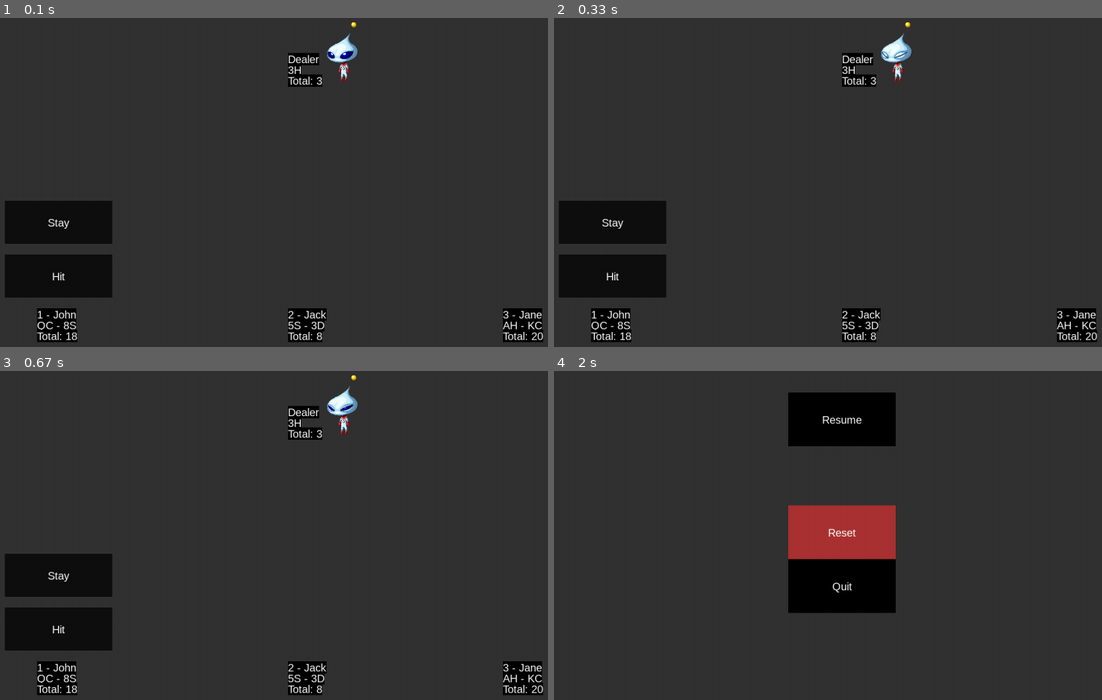
Above: before the commit, frames 1-4 (two rows, left to right).
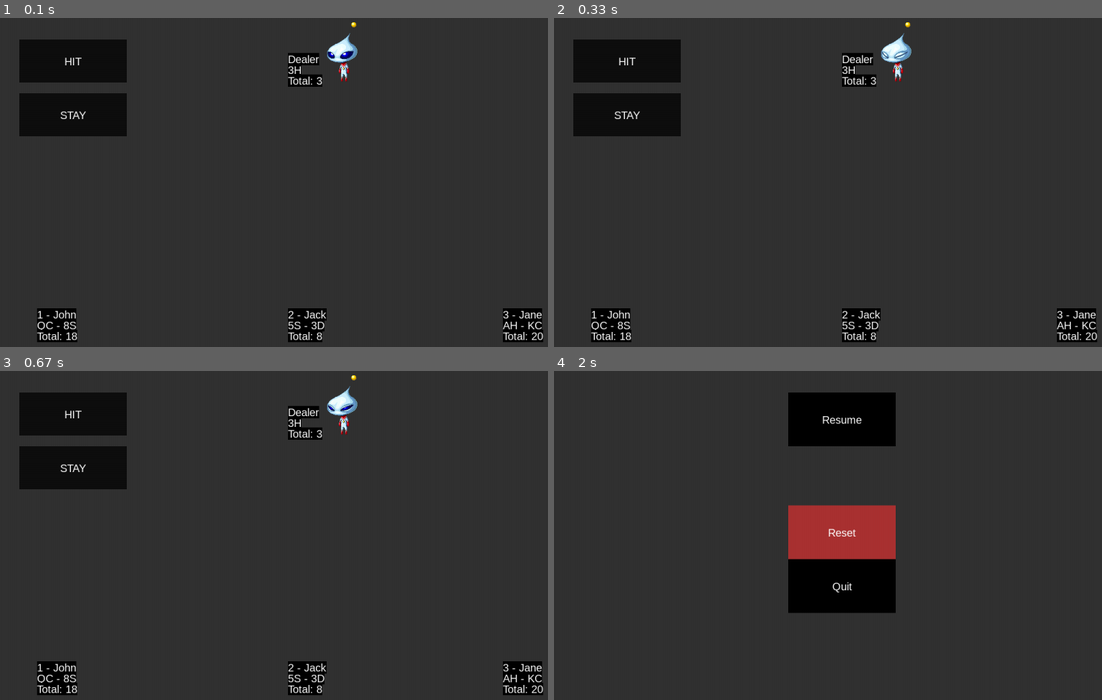
Above: after the commit, the same moments.

Repository: ekoret/blackjack-py
Game: pygame game, started from main.py
Two runs of this game, one before a commit and one after it. Both use one fixed random seed, a clock stepped at 60 frames per second and the inputs below.
Inputs (mouse positions are in pixels of both pictures, inside the frame that each line leads up to):
- Up to frame 1 (0.1 s): no input
- Up to frame 2 (0.33 s): no input
- Up to frame 3 (0.67 s): click (71, 413) at 0.38 s, where only the run after the commit has a clickable "HIT"
- Up to frame 4 (2 s): tap Space at 1.67 s

The runs differ from the first frame. In frame 1, 10% of the frame differs, in the area x 0-24%, y 6-85%; in frame 2, 10%; in frame 3, 10%; in frame 4, nothing differs.

Commit message:
fix events, work on player menu

Diff:
--- a/game.py
+++ b/game.py
@@ -136,6 +136,9 @@
                     else:
                         self.game_paused = True
 
+            for button in self.player_menu.buttons:
+                button.handle_events(event)
+
     """TODO: needs to be refactored into Dealer"""
 
     def draw_dealer_sprite(self):
--- a/game_button.py
+++ b/game_button.py
@@ -35,24 +35,12 @@
         self.surface_rect = self.surface.get_rect(center=self.rect.center)
 
     def draw(self, screen):
-        mouse_pos = pygame.mouse.get_pos()
-
-        color = self.bg_colour
-
-        """Check if mouse is hovering over button then if button clicked"""
-        if (self.rect.collidepoint(mouse_pos)):
-            color = self.bg_colour_hover
-            if (pygame.mouse.get_pressed()[0] == 1 and self.clicked == False):
-                self.clicked = True
-                print('clicked')
-
-        if (pygame.mouse.get_pressed()[0] == 0):
-            self.clicked = False
-
-        pygame.draw.rect(screen, color, self.rect)
+        pygame.draw.rect(screen, self.bg_colour, self.rect)
         screen.blit(self.surface, self.surface_rect)
 
-    def handle_events(self, mouse_pos):
+    def handle_events(self, event):
         # handle events here like mouse over and click
         # listen in event loop
-        pass
+        if (event.type == pygame.MOUSEBUTTONDOWN):
+            if self.rect.collidepoint(event.pos):
+                print(f"{self.text} clicked")
--- a/player_menu.py
+++ b/player_menu.py
@@ -1,18 +1,21 @@
+import pygame
+
 from game_button import GameButton
 
 
 class PlayerMenu:
     def __init__(self, game):
         self.game = game
+
         self.height = 200
         self.width = 250
         self.x_offset = 60
         self.y_offset = 100
         self.bg_colour = (0, 0, 0)
         self.text_colour = (255, 255, 255)
+        self.buttons = [GameButton(100, 100, 200, 80, "HIT", 20, "Arial", (255, 255, 255), (15, 15, 15), (25, 25, 25)),
+                        GameButton(100, 200, 200, 80, "STAY", 20, "Arial", (255, 255, 255), (15, 15, 15), (25, 25, 25))]
 
     def draw(self, player):
-        for i, move in enumerate(self.game.settings.moves):
-            button = GameButton(player.x - self.x_offset, (player.y - (100 * i)) - 100,
-                                200, 80, move, 20, "Arial", (255, 255, 255), (15, 15, 15), (25, 25, 25))
+        for button in self.buttons:
             button.draw(self.game.screen)
